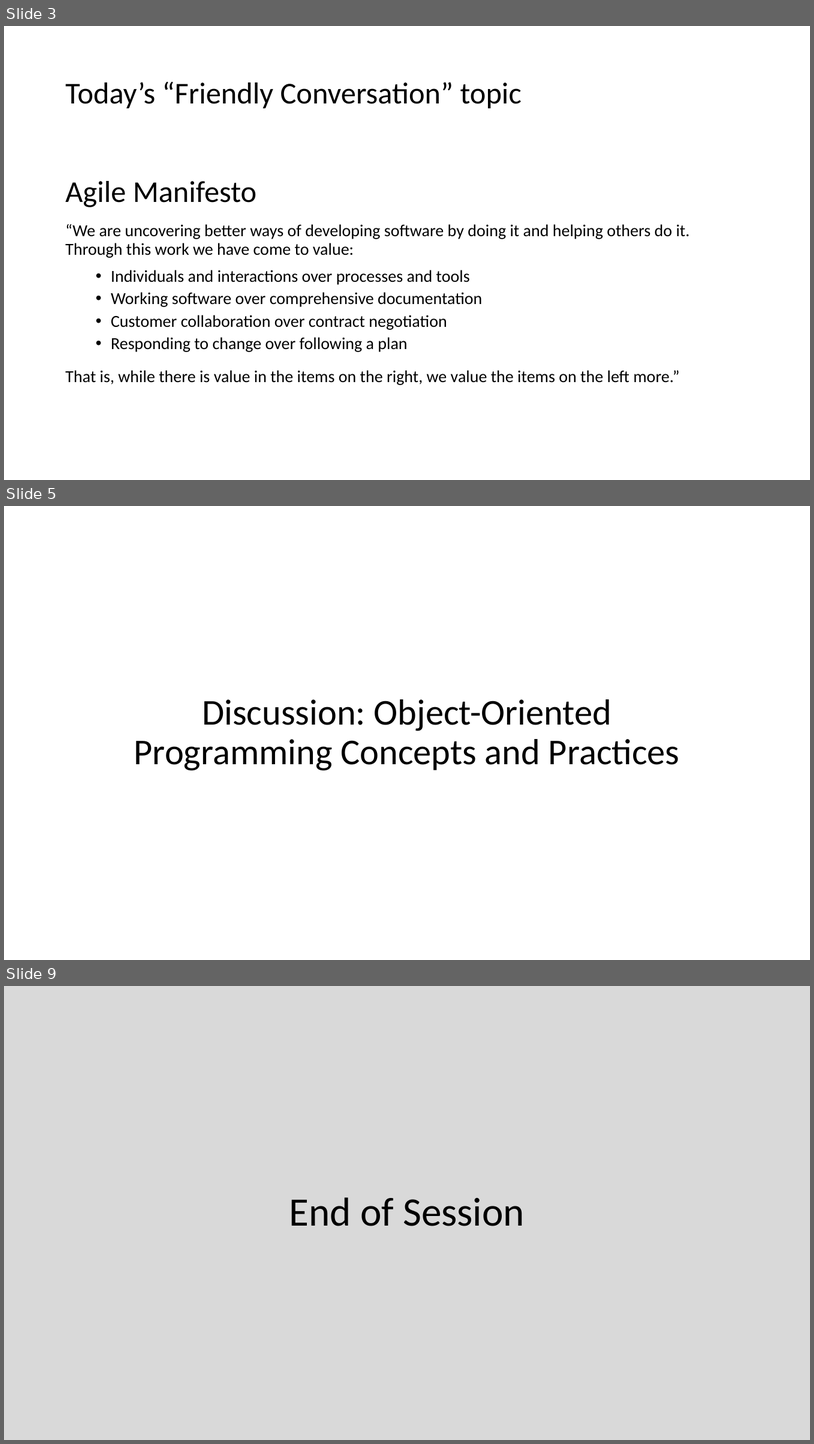
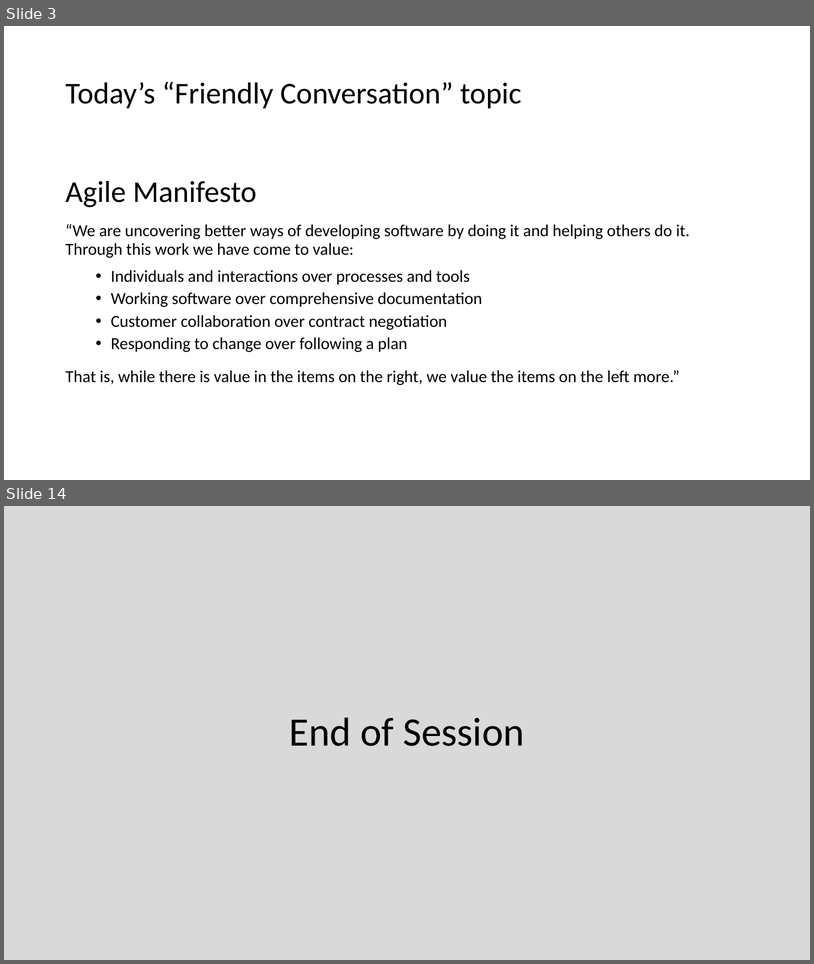
Before and after one commit to EricJPogue/CPSC-24500, a slide deck: lecture-slides/2019-08-28.pptx. Shown one above the other, each under a label of ours: slides 3, 5 and 9 before the commit, slides 3 and 14 after it; the slides between them are not shown. The pictures are 814x1444 and 814x964 pixels, drawn with LibreOffice and Linux fonts; fonts in the diff are those of the drawing. Boxes give left, top, right and bottom in pixels: in the first picture for what was removed or moved away, otherwise in the second. Text is boxed around its words. In the diff, an @@ line names an element or a change of style, - is before the commit and + after.

```diff
--- a/lecture-slides/2019-08-28.pptx
+++ b/lecture-slides/2019-08-28.pptx
@@ slide 5 removed at [4,506,810,960], background #FFFFFF @@
@@ title removed at [134,699,680,771] @@
-Discussion: Object-Oriented Programming Concepts and Practices
@@ what was slide 9 is now slide 14 @@
```
Also in this commit, not shown: 4 slides changed, 8 slides added, 2 other slides removed, 1 other file.
